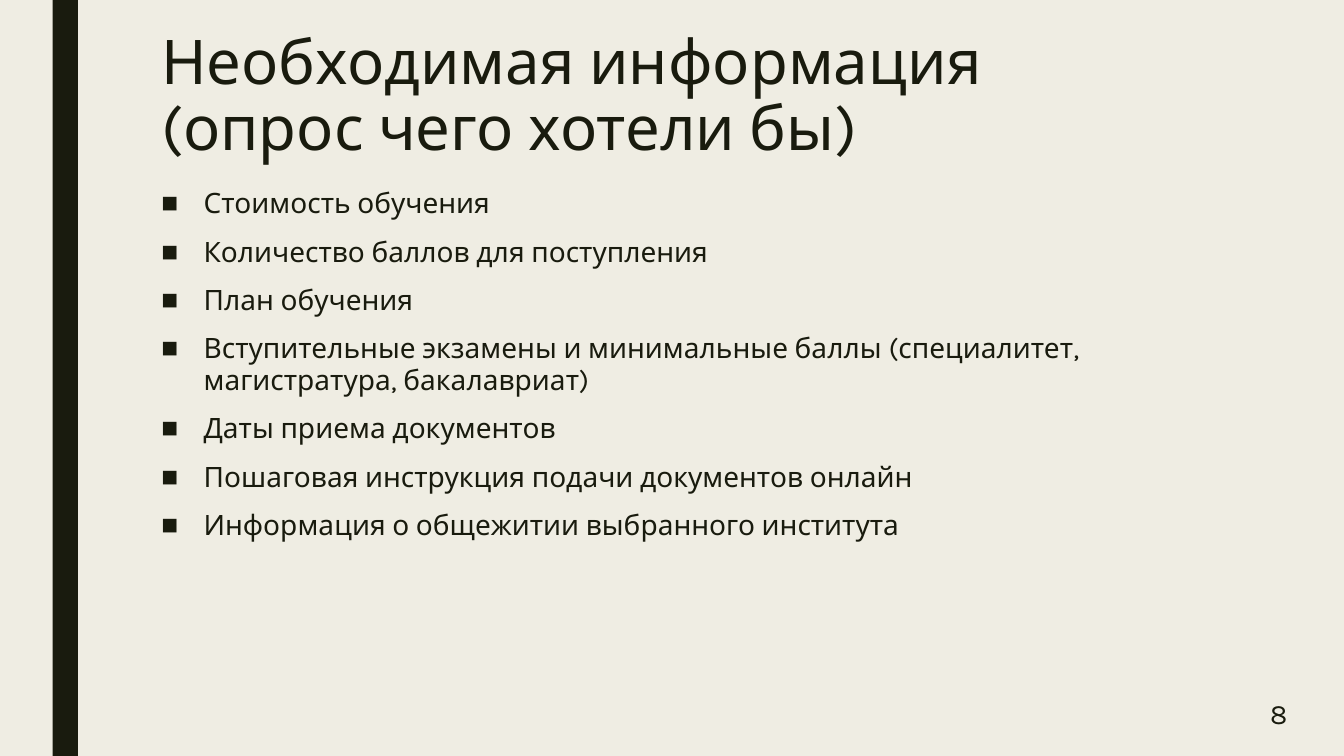
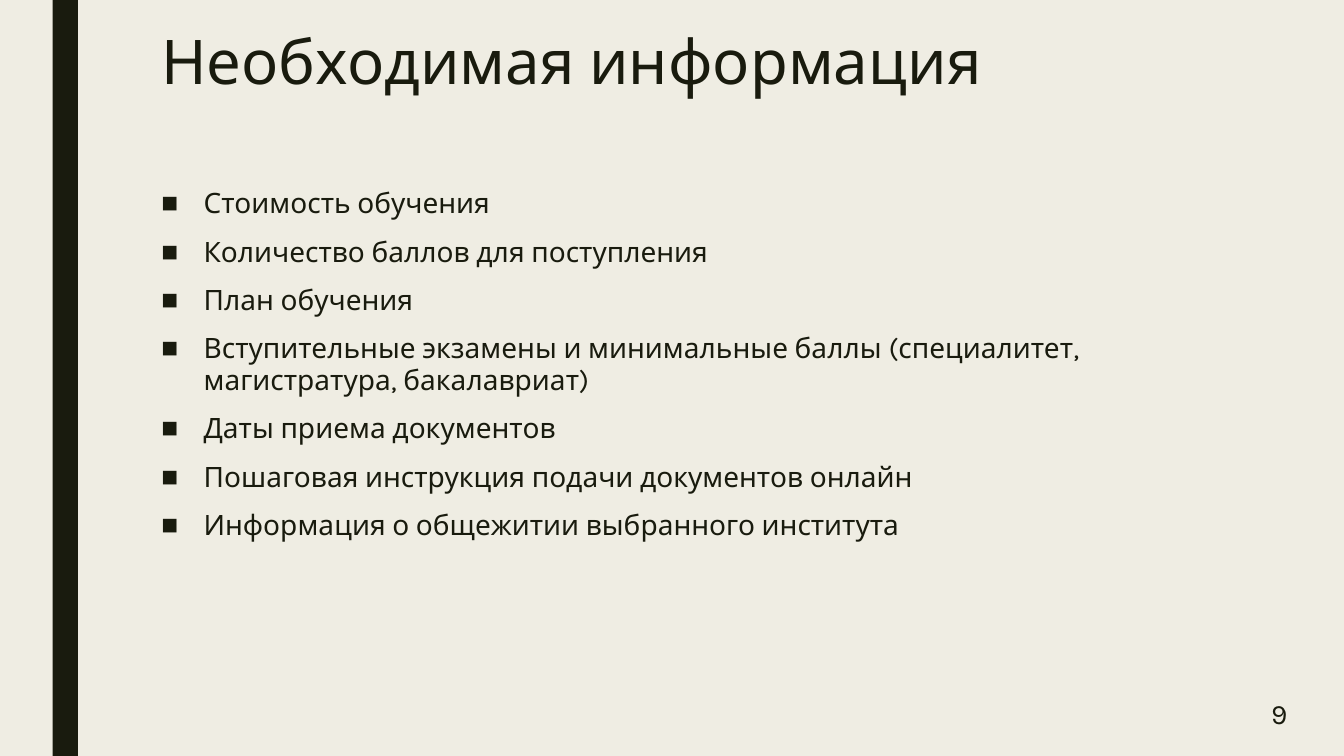
Before and after one commit to manInit/tg-info-abitur-bot, a slide deck: slide 9 of Чат-бот абитуриента.pptx (slide 8 before the commit). Drawn at 1344x756 pixels with LibreOffice and Linux fonts; fonts in the diff are those of the drawing. Boxes give left, top, right and bottom in pixels: in the first picture for what was removed or moved away, otherwise in the second. Text is boxed around its words. In the diff, an @@ line names an element or a change of style, - is before the commit and + after.

```diff
--- a/Чат-бот абитуриента.pptx
+++ b/Чат-бот абитуриента.pptx
@@ title at (x1=161, y1=37, x2=981, y2=99): text changed @@
-Необходимая информация (опрос чего хотели бы)
+Необходимая информация
@@ page number at (x1=1271, y1=706, x2=1287, y2=725): text changed @@
-8
+9
```
Also in this commit, not shown: 9 other slides changed, 4 slides added, 4 other files.
